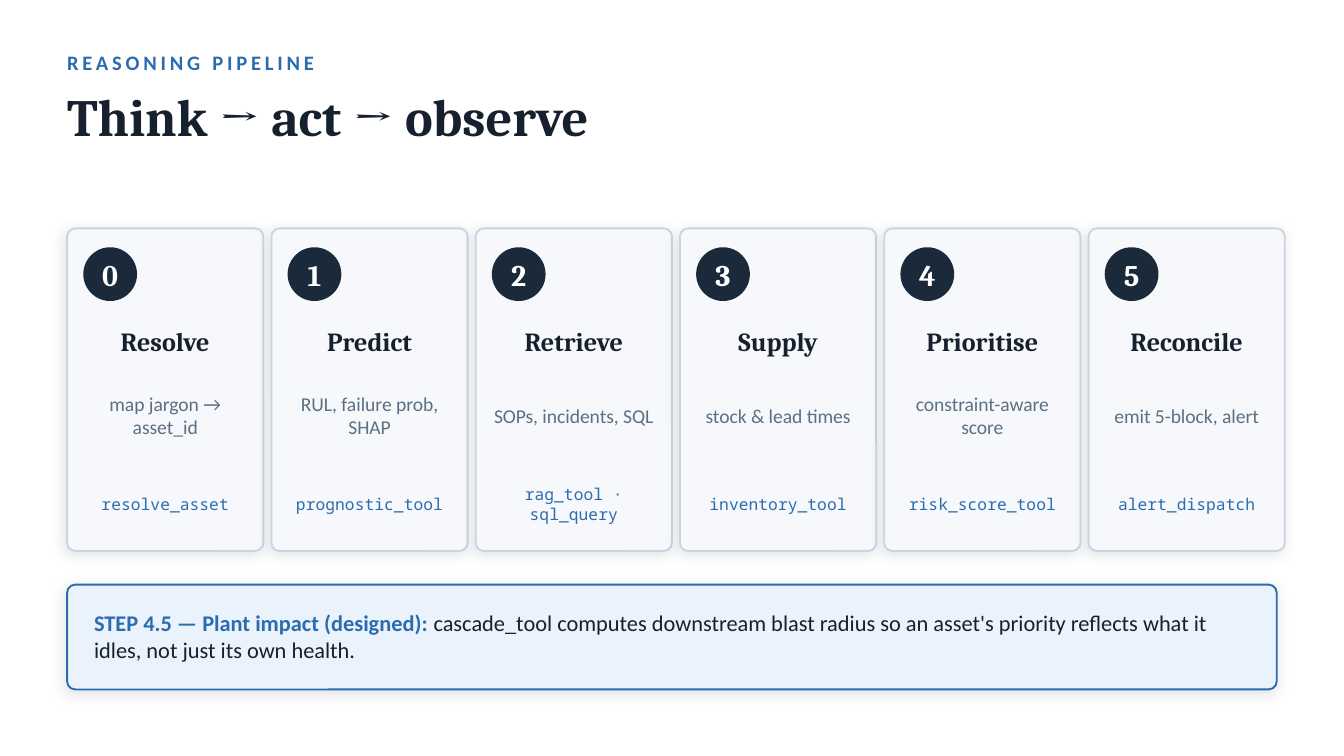
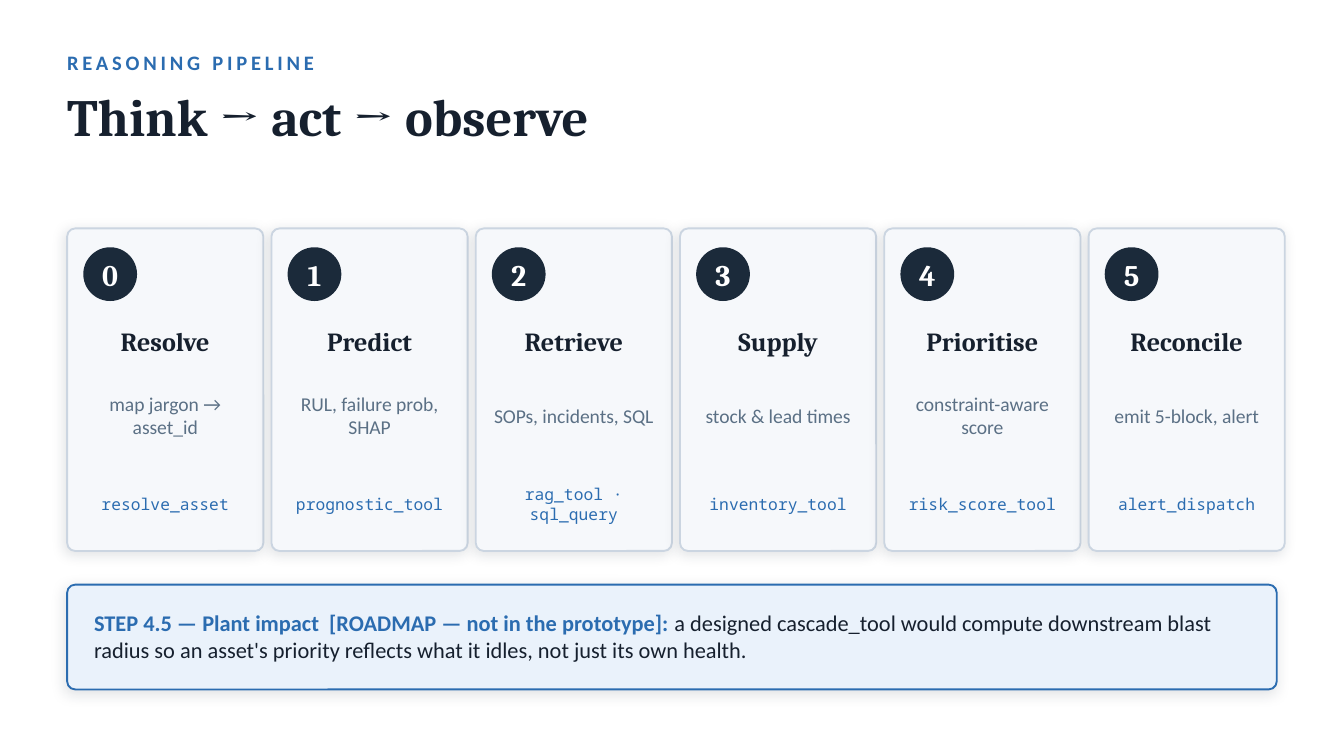
Before and after one commit to biomechanix2026/MaintenanceWiz, a slide deck: slide 7 of docs/deck/MaintenanceWizard.pptx. Drawn at 1344x756 pixels with LibreOffice and Linux fonts; fonts in the diff are those of the drawing. Boxes give left, top, right and bottom in pixels: in the first picture for what was removed or moved away, otherwise in the second. Text is boxed around its words. In the diff, an @@ line names an element or a change of style, - is before the commit and + after.

```diff
--- a/docs/deck/MaintenanceWizard.pptx
+++ b/docs/deck/MaintenanceWizard.pptx
@@ text at bbox=[94, 614, 1211, 662]: text changed @@
-STEP 4.5 — Plant impact (designed): cascade_tool computes downstream blast radius so an asset's priority reflects what it idles, not just its own health.
+STEP 4.5 — Plant impact [ROADMAP — not in the prototype]: a designed cascade_tool would compute downstream blast radius so an asset's priority reflects what it idles, not just its own health.
```
Also in this commit, not shown: 6 other files.
